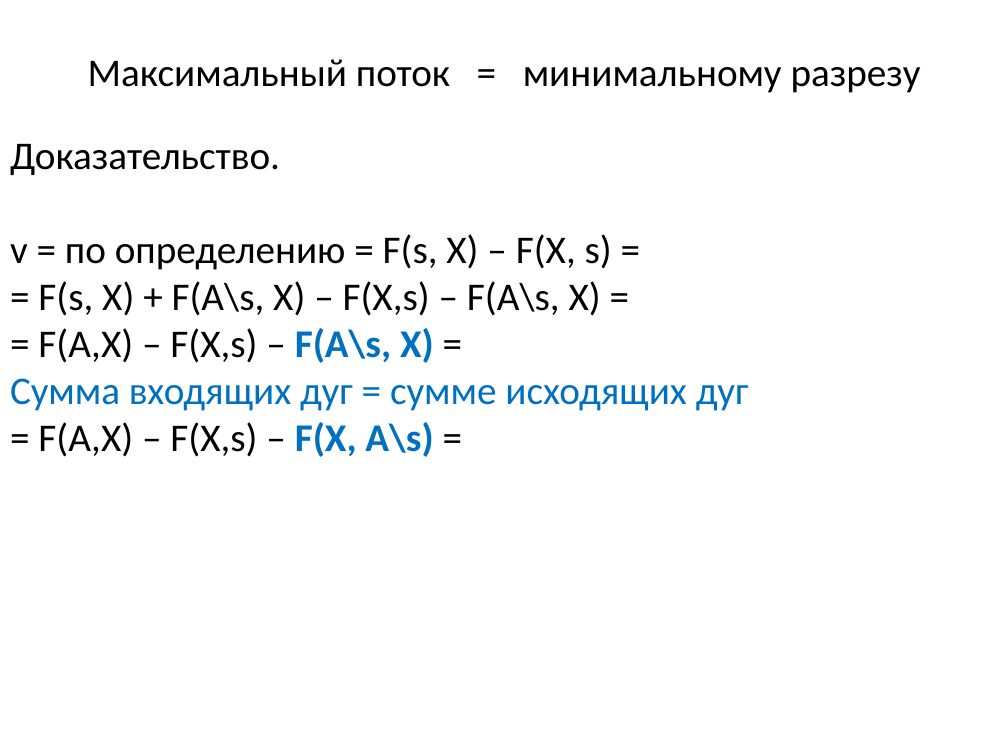
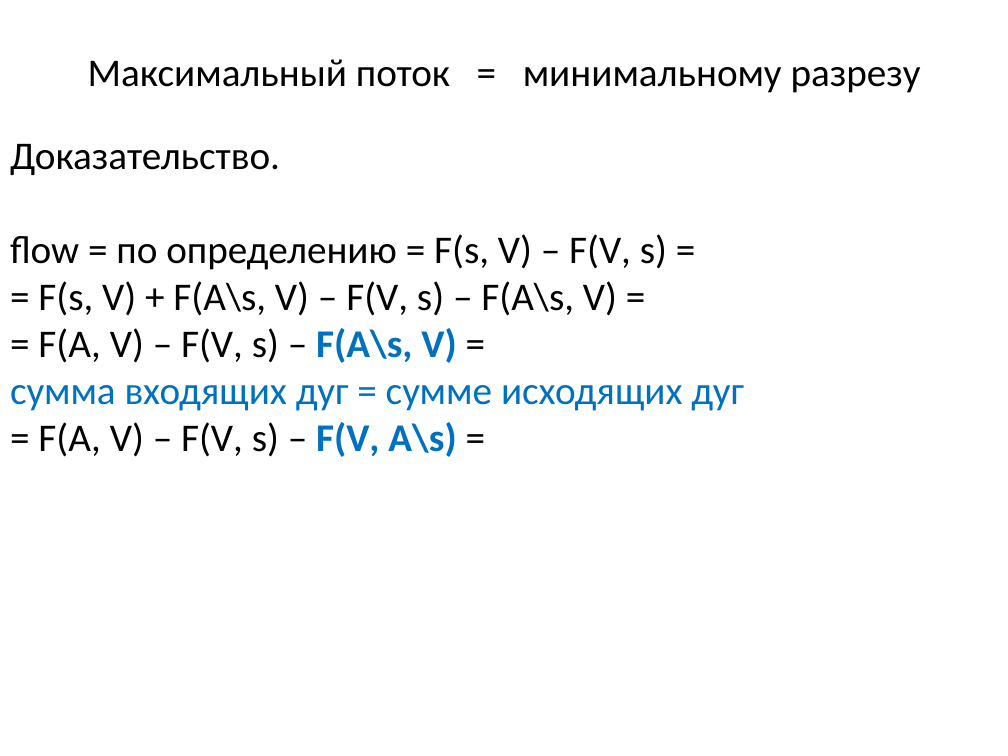
Before and after one commit to SteinbergOB/ANG, a slide deck: slide 99 of Презентации/Лекция 4.pptx (slide 84 before the commit). Drawn at 1008x756 pixels with LibreOffice and Linux fonts; fonts in the diff are those of the drawing. Boxes give left, top, right and bottom in pixels: in the first picture for what was removed or moved away, otherwise in the second. Text is boxed around its words. In the diff, an @@ line names an element or a change of style, - is before the commit and + after.

```diff
--- a/Презентации/Лекция 4.pptx
+++ b/Презентации/Лекция 4.pptx
@@ text at [10,234,744,457]: text changed @@
-v = по определению = F(s, X) – F(X, s) =
-= F(s, X) + F(A\s, X) – F(X,s) – F(A\s, X) =
-= F(A,X) – F(X,s) – F(A\s, X) =
-Сумма входящих дуг = сумме исходящих дуг
-= F(A,X) – F(X,s) – F(X, A\s) =
+flow = по определению = F(s, V) – F(V, s) =
+= F(s, V) + F(A\s, V) – F(V, s) – F(A\s, V) =
+= F(A, V) – F(V, s) – F(A\s, V) =
+сумма входящих дуг = сумме исходящих дуг
+= F(A, V) – F(V, s) – F(V, A\s) =
```
Also in this commit, not shown: 54 other slides changed, 61 slides added, 1 slide removed.
